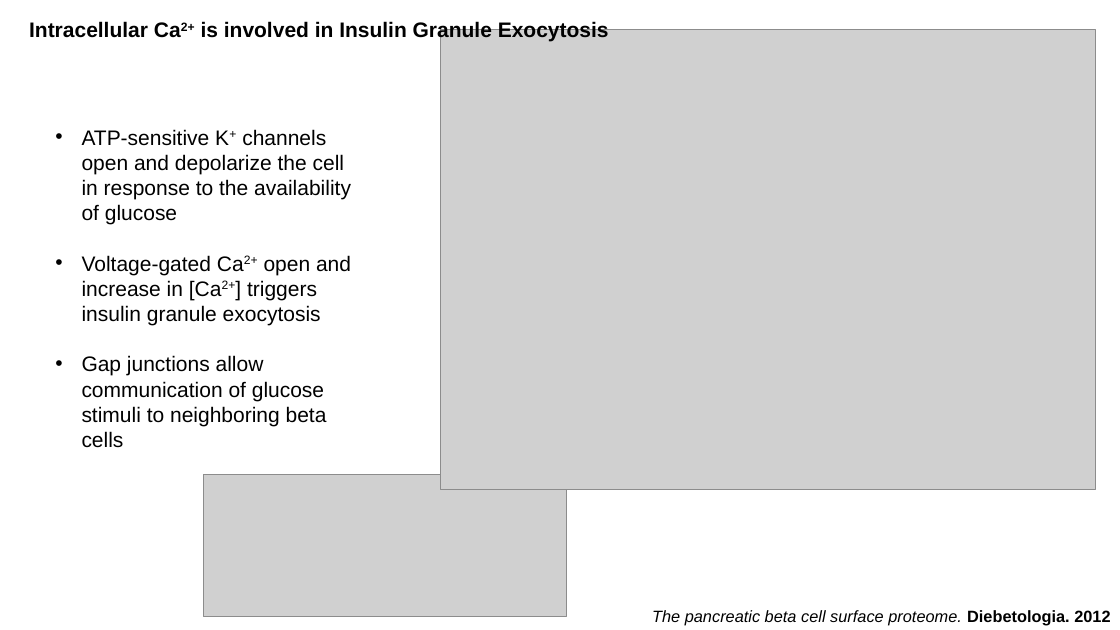
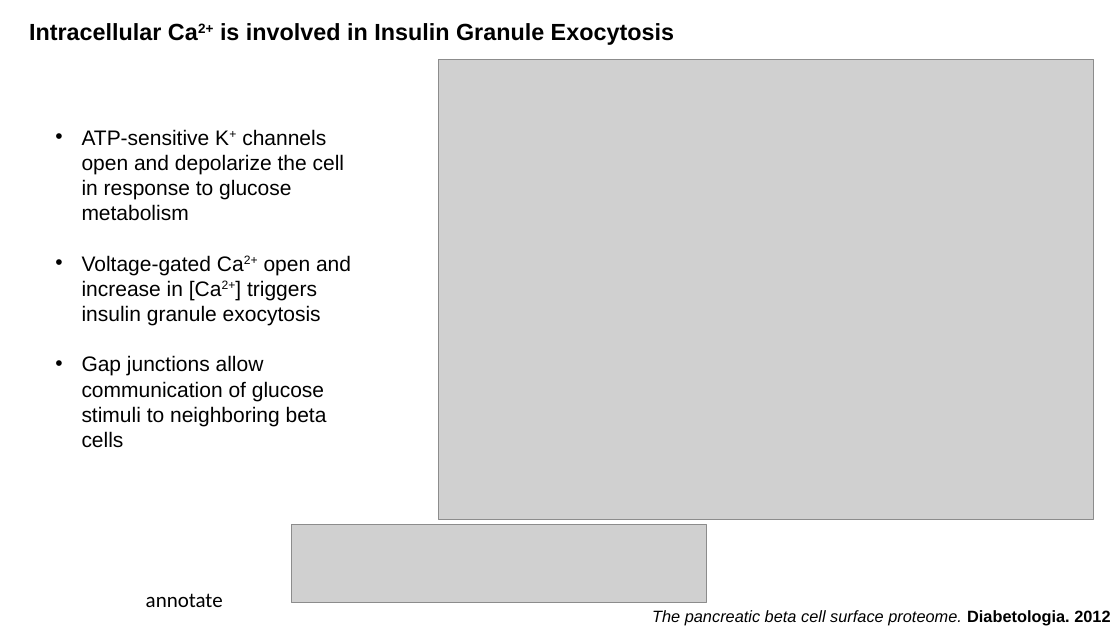
Before and after one commit to cwseitz/cwseitz.github.io-docs, a slide deck: slide 1 of docs/scherer-rotation-summary/scherer-rotation-summary.pptx. Drawn at 1120x630 pixels with LibreOffice and Linux fonts; fonts in the diff are those of the drawing; grey boxes stand for pictures. Boxes give left, top, right and bottom in pixels: in the first picture for what was removed or moved away, otherwise in the second. Text is boxed around its words. In the diff, an @@ line names an element or a change of style, - is before the commit and + after.

```diff
--- a/docs/scherer-rotation-summary/scherer-rotation-summary.pptx
+++ b/docs/scherer-rotation-summary/scherer-rotation-summary.pptx
@@ text "Intracellular Ca2+ is involved in ..." at (29,23,674,45): size 18 to 20 pt @@
@@ picture: place and size @@
-picture at (440,29,1096,490)
+picture at (439,59,1094,519)
@@ text at (82,129,344,221): text changed @@
-• ATP-sensitive K+ channels open and depolarize the cell in response to the availability of glucose
+• ATP-sensitive K+ channels open and depolarize the cell in response to glucose metabolism
@@ picture: place and size @@
-picture at (203,475,566,617)
+picture at (292,524,707,602)
@@ text added at (146,593,223,607), 18 pt, text #000000 @@
+annotate
@@ text at (652,610,1110,626): text changed @@
-The pancreatic beta cell surface proteome. Diebetologia. 2012
+The pancreatic beta cell surface proteome. Diabetologia. 2012
```
Also in this commit, not shown: 3 other slides changed, 1 slide added, 1 other file.
